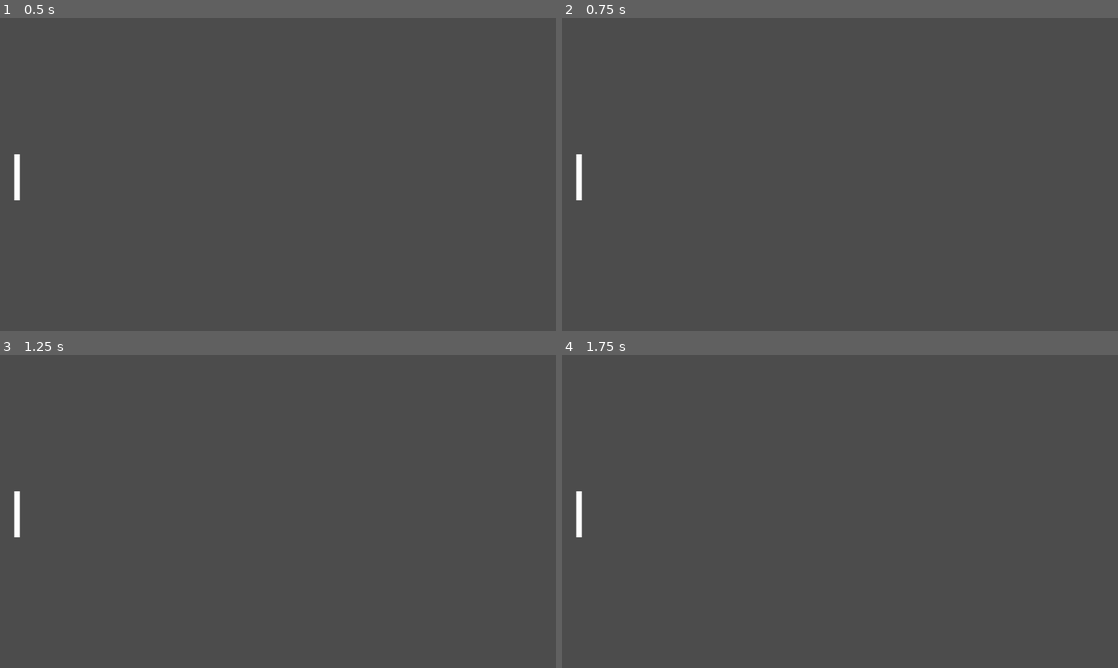
Above: before the commit, frames 1-4 (two rows, left to right).
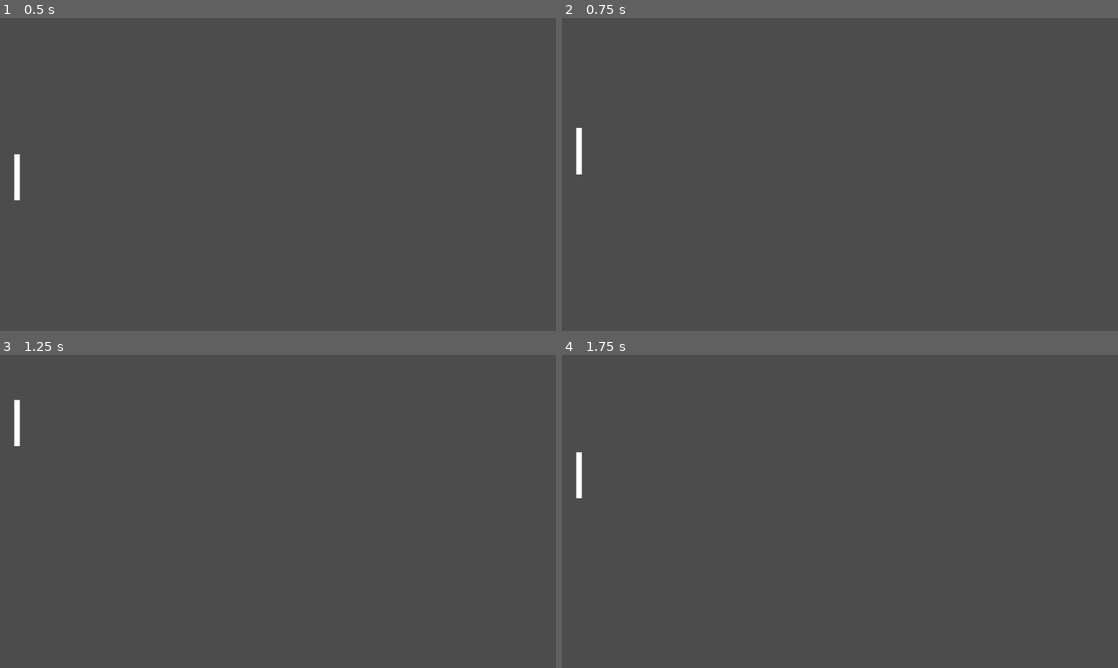
Above: after the commit, the same moments.

Repository: danielmiranda0099/godot_plz_pong
Game: Godot game, scene res://Level.tscn
Same seed, same stepped clock (60 frames per second), same inputs: the game is played once before the commit and once after it.
Inputs:
- Up to frame 1 (0.5 s): no input
- Up to frame 2 (0.75 s): tap Enter at 0.5 s; hold Up (ui_up) from 0.53 s (still down)
- Up to frame 3 (1.25 s): keep holding Up (ui_up)
- Up to frame 4 (1.75 s): release Up (ui_up) at 1.28 s; hold Down (ui_down) from 1.28 s (still down)

Frame 1 is identical in both runs. In frame 2, 0.2% of the frame differs, in the area x 2-4%, y 35-59%; in frame 3, 0.3%, in the area x 2-4%, y 14-59%; in frame 4, 0.3%.

Commit message:
[ADD] Player Movement

Diff:
--- /dev/null
+++ b/Player.gd
@@ -0,0 +1,16 @@
+extends KinematicBody2D
+
+var speed = 450
+var direction = Vector2.ZERO
+
+func _physics_process(delta):
+
+	if Input.is_action_pressed("ui_up"):
+		direction.y -= 1
+
+	if Input.is_action_pressed("ui_down"):
+		direction.y += 1
+
+	move_and_slide(direction * speed)
+
+	direction = Vector2.ZERO
--- a/Player.tscn
+++ b/Player.tscn
@@ -1,9 +1,12 @@
-[gd_scene load_steps=2 format=2]
+[gd_scene load_steps=3 format=2]
+
+[ext_resource path="res://Player.gd" type="Script" id=1]
 
 [sub_resource type="RectangleShape2D" id=1]
 extents = Vector2( 10, 80 )
 
 [node name="Player" type="KinematicBody2D"]
+script = ExtResource( 1 )
 
 [node name="CollisionShape2D" type="CollisionShape2D" parent="."]
 position = Vector2( 10, 90 )
